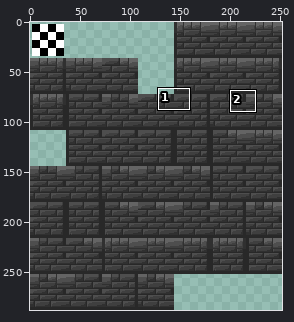
Two states of a sprite sheet, tilesets/ts_bricks/output_tileset.png. Above, an overview of the earlier version with the close-up marked.
Close-up. Old version:
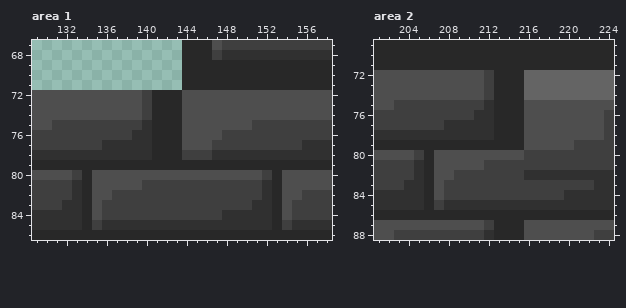
The file is 252x288 pixels. Colours within 5 levels of each other are drawn and written as one. Shown: area 1: x 129..158, y 67..86; area 2: x 201..224, y 69..88. The commit also changed other parts of the picture, which this record leaves out.
Once edited:
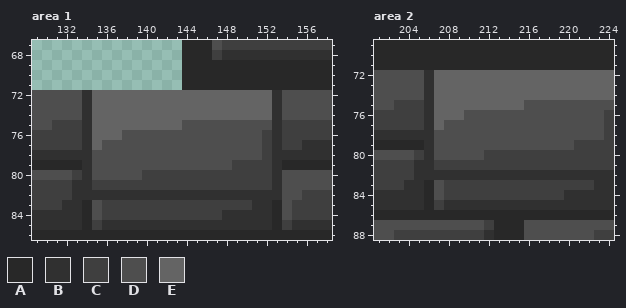
Palette (. is transparent): A #282828  B #303030  C #3f3f3f  D #4e4e4e  E #646464
Edits made:
Area 1:
y 72..74: x 134..153 DDDDDDCAAADDDDDDDDDD -> BEEEEEEEEEEEEEEEEEEB
y 75: x 134..143 CCCCCCBAAA -> BEEEEEEEEE; x 151..153 CCC -> DDB
y 76: x 134..143 CCCCCBBAAA -> BEEEDDDDDD; x 148..151 CCCC -> DDDD; x 153 C -> B
y 77: x 134..143 CCBBBBBAAA -> BEDDDDDDDD; x 147..151 CCCCC -> DDDDD; x 153 C -> B
y 78: x 135..152 BBBBBBAAACCCBBBBBB -> DDDDDDDDDDDDDDDDDC
y 79: x 134..153 AAAAAAAAAAAAAAAAAAAA -> BDDDDDDDDDDDDDDCCCCB
y 80: x 134 A -> B; x 140..151 DDDDDDDDDDDD -> CCCCCCCCCCCC; x 153 A -> B
y 81: x 134..139 ADDDDD -> BCCCCC; x 152..153 BA -> CB
y 82: x 134..151 ADDCCCCCCCCCCCCCCC -> BBBBBBBBBBBBBBBBBB; x 153 A -> B
Area 2:
y 72..74: x 206..215 DDDDDDCAAA -> BEEEEEEEEE
y 75: x 206..215 CCCCCCBAAA -> BEEEEEEEEE
y 76: x 206..215 CCCCCBBAAA -> BEEEDDDDDD
y 77: x 206..215 CCBBBBBAAA -> BEDDDDDDDD
y 78: x 207..215 BBBBBBAAA -> DDDDDDDDD
y 79: x 206..215 AAAAAAAAAA -> BDDDDDDDDD
y 80: x 206 A -> B; x 212..215 DDDD -> CCCC
y 81: x 206..211 ADDDDD -> BCCCCC
y 82: x 206..215 ADDCCCCCCC -> BBBBBBBBBB
Pixel boxes of the changes (left, top, right, bottom) in both close-ups:
changed: (82, 90, 282, 200)
changed: (424, 70, 524, 180)
